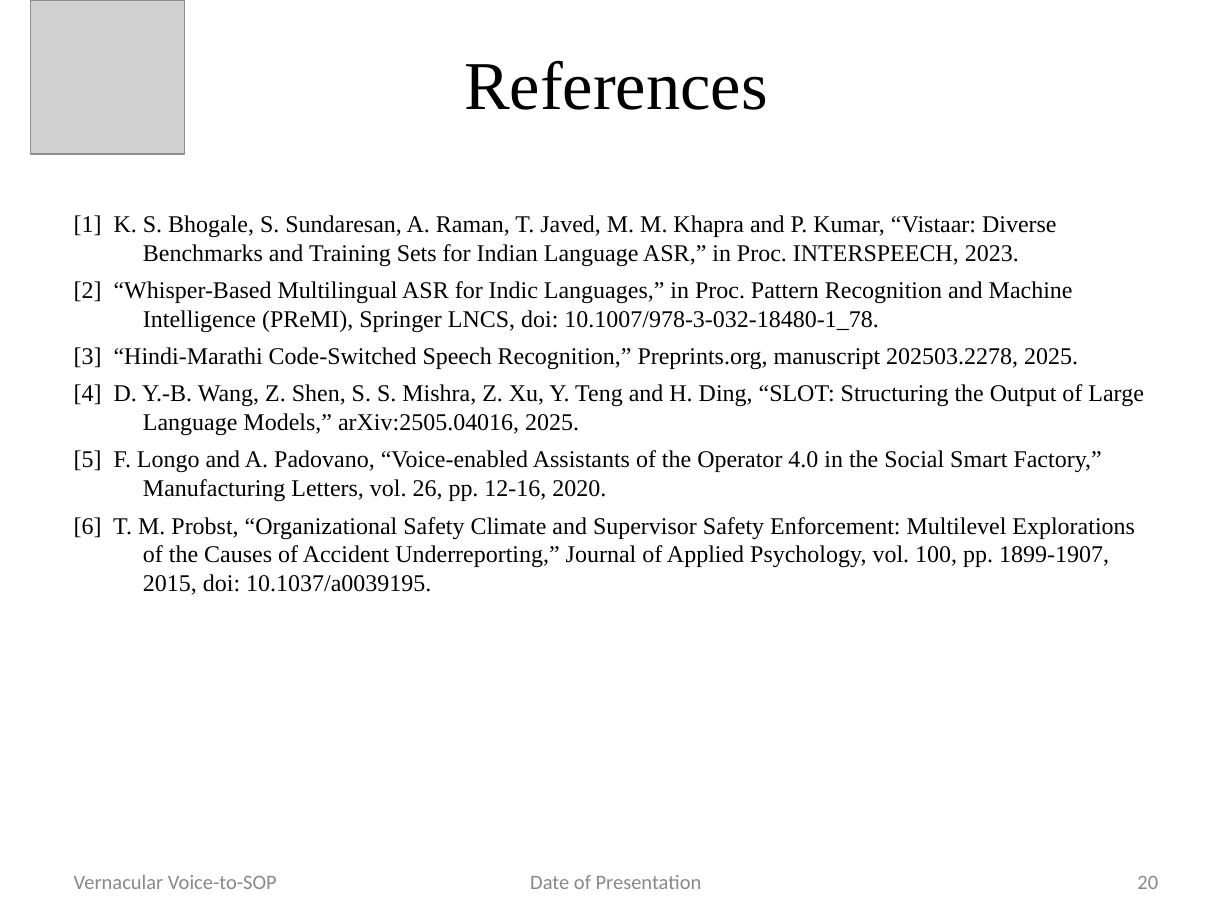
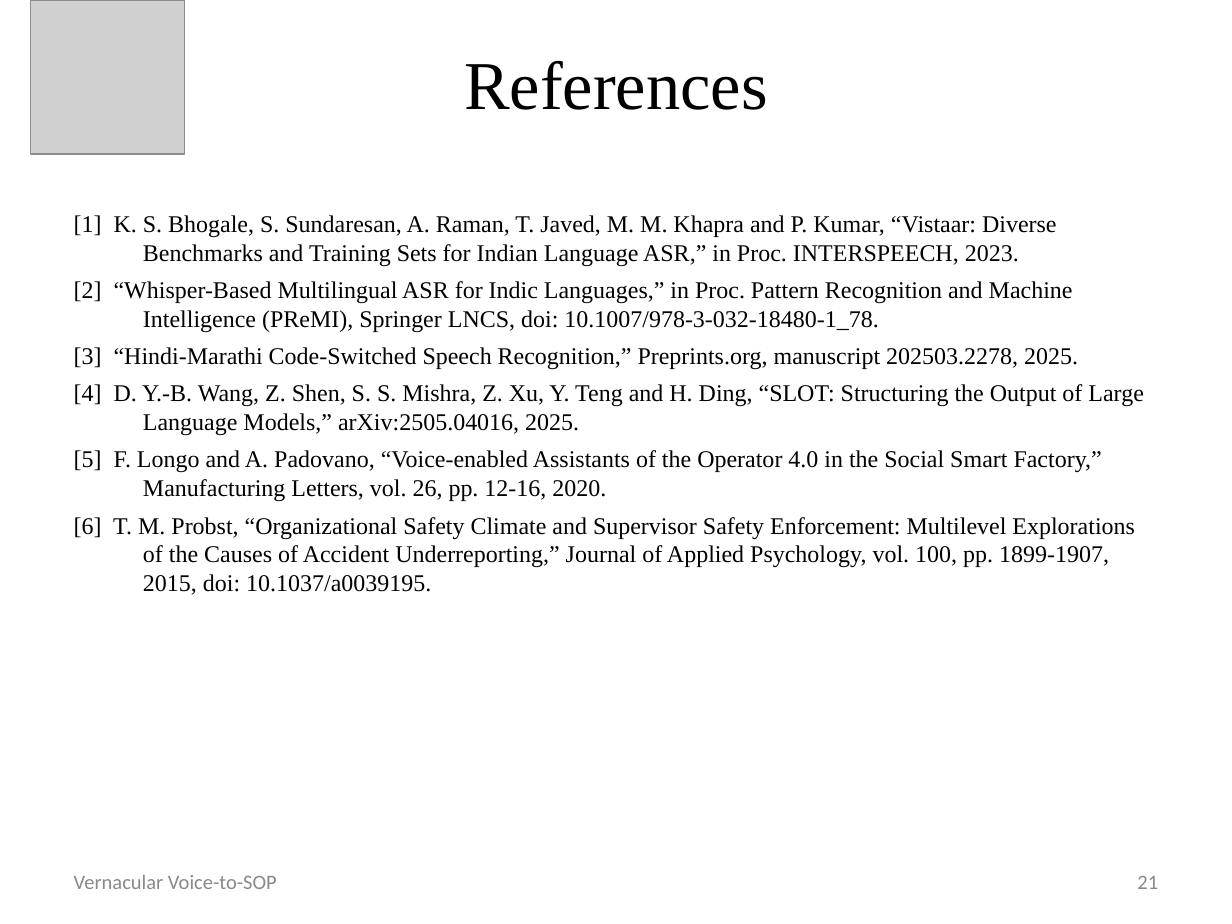
Before and after one commit to Atharva0222/vernacular-voice-to-sop, a slide deck: slide 21 of Voice_to_SOP_ppt_2.pptx (slide 20 before the commit). Drawn at 1232x924 pixels with LibreOffice and Linux fonts; fonts in the diff are those of the drawing; grey boxes stand for pictures. Boxes give left, top, right and bottom in pixels: in the first picture for what was removed or moved away, otherwise in the second. Text is boxed around its words. In the diff, an @@ line names an element or a change of style, - is before the commit and + after.

```diff
--- a/Voice_to_SOP_ppt_2.pptx
+++ b/Voice_to_SOP_ppt_2.pptx
@@ text removed at <box>530,875,702,889</box> @@
-Date of Presentation
@@ page number at <box>1137,876,1158,889</box>: text changed @@
-20
+21
```
Also in this commit, not shown: 5 other slides changed, 1 slide added, 17 other files.
